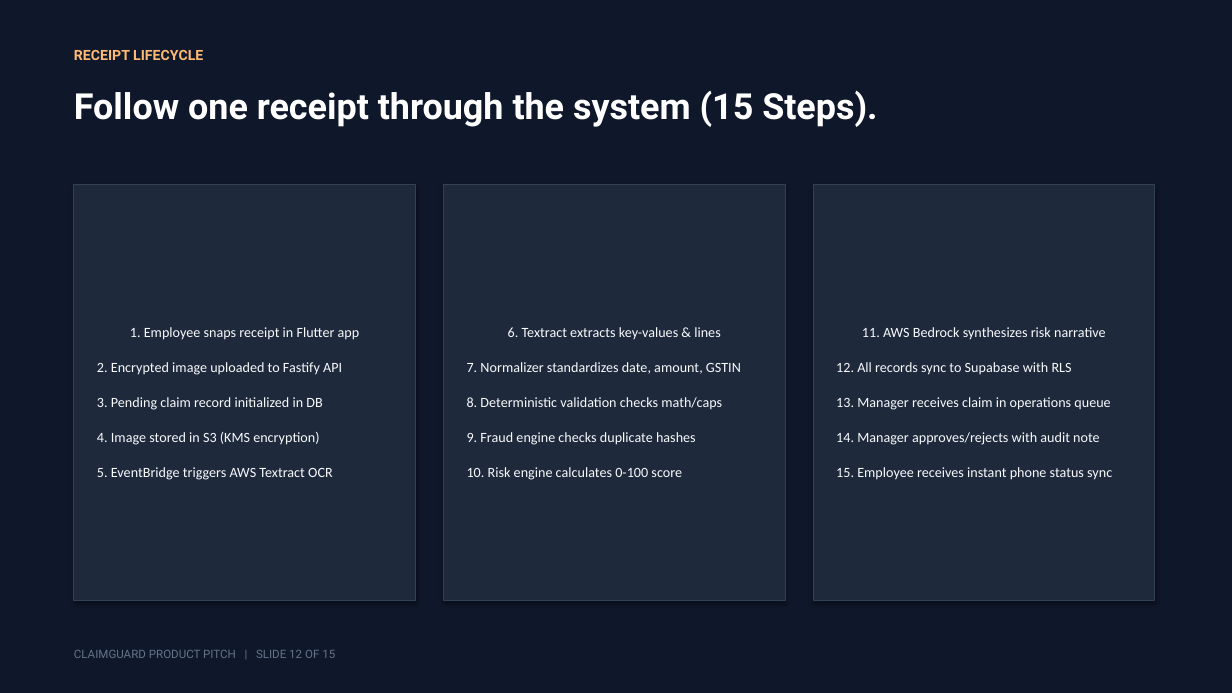
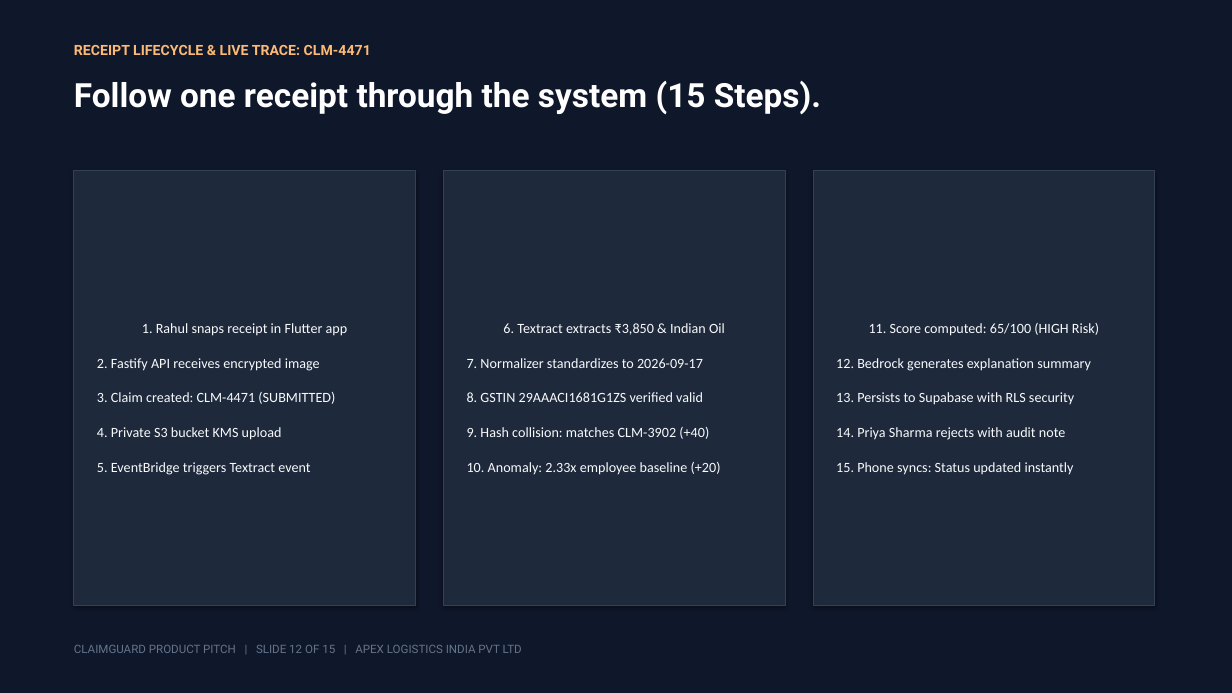
Before and after one commit to sgk18/Claim_guard, a slide deck: slide 12 of ClaimGuard_Product_Pitch.pptx. Drawn at 1232x693 pixels with LibreOffice and Linux fonts; fonts in the diff are those of the drawing. Boxes give left, top, right and bottom in pixels: in the first picture for what was removed or moved away, otherwise in the second. Text is boxed around its words. In the diff, an @@ line names an element or a change of style, - is before the commit and + after.

Commit message:
feat: add HTML product pitch presentation and PPTX generation script

```diff
--- a/ClaimGuard_Product_Pitch.pptx
+++ b/ClaimGuard_Product_Pitch.pptx
@@ text at box(74, 45, 371, 55): text changed @@
-RECEIPT LIFECYCLE
+RECEIPT LIFECYCLE & LIVE TRACE: CLM-4471
@@ text "Follow one receipt through the ...": place and size @@
-text "Follow one receipt through the ..." at box(74, 91, 877, 127)
+text "Follow one receipt through the ..." at box(74, 81, 821, 115)
@@ text "Follow one receipt through the ..." at box(74, 81, 821, 115): size 28 to 26 pt @@
@@ rectangle "1. Rahul snaps receipt in ...": place and size @@
-rectangle "1. Rahul snaps receipt in ..." at box(74, 185, 416, 601)
+rectangle "1. Rahul snaps receipt in ..." at box(74, 171, 416, 605)
@@ rectangle "6. Textract extracts ₹3,850 & ...": place and size @@
-rectangle "6. Textract extracts ₹3,850 & ..." at box(444, 185, 786, 601)
+rectangle "6. Textract extracts ₹3,850 & ..." at box(444, 171, 786, 605)
@@ rectangle "11. Score computed: 65/100 (HIGH ...": place and size @@
-rectangle "11. Score computed: 65/100 (HIGH ..." at box(813, 185, 1155, 601)
+rectangle "11. Score computed: 65/100 (HIGH ..." at box(813, 171, 1155, 605)
@@ text in rectangle at box(97, 323, 348, 475): text changed @@
-1. Employee snaps receipt in Flutter app
-2. Encrypted image uploaded to Fastify API
-3. Pending claim record initialized in DB
-4. Image stored in S3 (KMS encryption)
-5. EventBridge triggers AWS Textract OCR
+1. Rahul snaps receipt in Flutter app
+2. Fastify API receives encrypted image
+3. Claim created: CLM-4471 (SUBMITTED)
+4. Private S3 bucket KMS upload
+5. EventBridge triggers Textract event
@@ text in rectangle at box(467, 323, 725, 475): text changed @@
-6. Textract extracts key-values & lines
-7. Normalizer standardizes date, amount, GSTIN
-8. Deterministic validation checks math/caps
-9. Fraud engine checks duplicate hashes
-10. Risk engine calculates 0-100 score
+6. Textract extracts ₹3,850 & Indian Oil
+7. Normalizer standardizes to 2026-09-17
+8. GSTIN 29AAACI1681G1ZS verified valid
+9. Hash collision: matches CLM-3902 (+40)
+10. Anomaly: 2.33x employee baseline (+20)
@@ text in rectangle at box(836, 323, 1099, 475): text changed @@
-11. AWS Bedrock synthesizes risk narrative
-12. All records sync to Supabase with RLS
-13. Manager receives claim in operations queue
-14. Manager approves/rejects with audit note
-15. Employee receives instant phone status sync
+11. Score computed: 65/100 (HIGH Risk)
+12. Bedrock generates explanation summary
+13. Persists to Supabase with RLS security
+14. Priya Sharma rejects with audit note
+15. Phone syncs: Status updated instantly
@@ text at box(74, 645, 522, 653): text changed @@
-CLAIMGUARD PRODUCT PITCH | SLIDE 12 OF 15
+CLAIMGUARD PRODUCT PITCH | SLIDE 12 OF 15 | APEX LOGISTICS INDIA PVT LTD
```
Also in this commit, not shown: 14 other slides changed, 2 other files.
